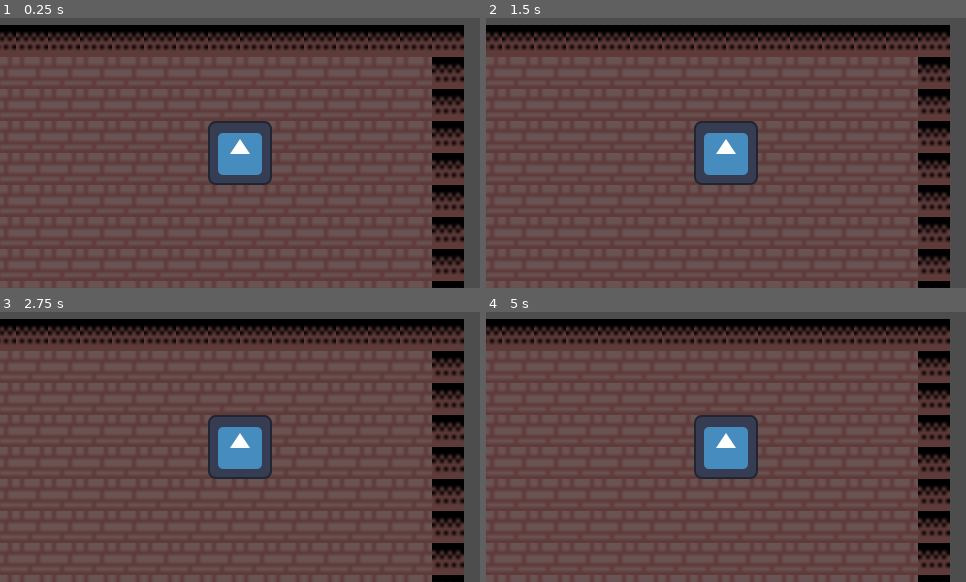
Above: before the commit, frames 1-4 (two rows, left to right).
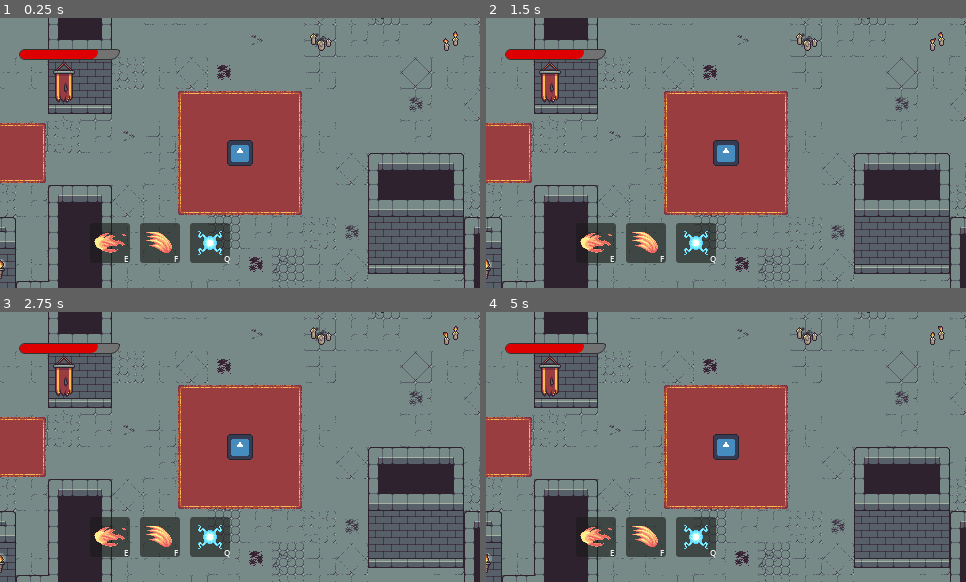
Above: after the commit, the same moments.

Repository: Agakitsune/ProjectGrimoir
Game: Godot game, scene res://assets/scenes/world.tscn
The game is run twice, just before and just after one commit, with the same random seed, the same clock (stepped at 60 frames per second) and the same inputs. Before the commit the project starts from res://assets/scenes/basic.tscn. The engine's default icon, where the game draws it, is replaced by a stand-in: a white triangle on a blue panel in a dark square.
Inputs (mouse positions are in pixels of both pictures, inside the frame that each line leads up to):
- Up to frame 1 (0.25 s): no input
- Up to frame 2 (1.5 s): move the mouse to (831, 139) at 0.52 s; hold Right (ui_right) 0.53-1.28 s; tap Enter at 1.25 s; move the mouse to (630, 166) at 1.27 s; hold Down (ui_down) from 1.28 s (still down)
- Up to frame 3 (2.75 s): move the mouse to (288, 387) at 2.02 s; release Down (ui_down) at 2.03 s; hold Right (ui_right) from 2.03 s (still down)
- Up to frame 4 (5 s): tap Space at 2.75 s; move the mouse to (702, 501) at 2.77 s; release Right (ui_right) at 2.78 s; hold Up (ui_up) 2.78-3.53 s; move the mouse to (870, 487) at 3.52 s; hold Left (ui_left) from 3.53 s (still down); tap Enter at 4.25 s; move the mouse to (582, 406) at 4.27 s

The runs differ from the first frame. In frame 1, 98% of the frame differs, in the area x 0-100%, y 0-100%; in frame 2, 98%; in frame 3, 98%; in frame 4, 98%.

Commit message:
[UPD] - Player && map mixed

Diff:
--- a/assets/scenes/spell/fire_slash.tscn
+++ b/assets/scenes/spell/fire_slash.tscn
@@ -5,22 +5,24 @@
 [sub_resource type="GDScript" id="GDScript_uk0mh"]
 script/source = "extends Skill
 @onready var animation_player: AnimationPlayer = $Sprite2D/AnimationPlayer
-
+var player_sprite
 var lifetime := 1.0
 
 func _ready() -> void:
+	pass
+
+func _process(delta: float) -> void:
+	global_position = player_sprite.position
+	lifetime -= delta
+	if lifetime <= 0:
+		queue_free()
+
+func setup(player, mouse_pos):
+	player_sprite = player
 	randomize()
 
 	rotation = (PI/2) * (randi() % 4)
 	animation_player.play(\"fire_slash\")
-
-func _process(delta: float) -> void:
-	lifetime -= delta
-	if lifetime <= 0:
-		queue_free()
-
-func setup(sprite_pos,mouse_pos):
-	pass
 
 func _on_animation_player_animation_finished(anim_name: StringName) -> void:
 	if anim_name == \"fire_slash\":
--- a/assets/scenes/spell/lightning_bolt_spell.tscn
+++ b/assets/scenes/spell/lightning_bolt_spell.tscn
@@ -25,8 +25,8 @@
 func launch(delta):
 	animation_player.play(\"Lightning_bolt\")
 
-func setup(character_body_2d,mouse_pos):
-	position = mouse_pos
+func setup(player, mouse_pos):
+	global_position = mouse_pos
 	var angle = randf_range(0, TAU)
 	var distance = randf_range(0, radius)
 	var offset = Vector2(cos(angle), sin(angle)) * distance
--- /dev/null
+++ b/assets/scenes/world.tscn
@@ -0,0 +1,186 @@
+[gd_scene format=3 uid="uid://df8eepr30r70g"]
+
+[ext_resource type="Texture2D" uid="uid://be7a7dl4exm13" path="res://icon.svg" id="1_ypxwc"]
+[ext_resource type="Script" uid="uid://b7ur1m3d1xonf" path="res://assets/scripts/minimap.gd" id="2_gc7y0"]
+
+[sub_resource type="GDScript" id="GDScript_0moxn"]
+script/source = "extends Node2D
+
+@onready var node_2d: Node2D = %Node2D
+
+var castle := Castlevania.new()
+
+func _ready() -> void:
+	for l in castle.generate():
+		add_child.call_deferred(l)
+
+	node_2d.castle = castle
+"
+
+[sub_resource type="GDScript" id="GDScript_vu0c7"]
+script/source = "extends CharacterBody2D
+
+const SPEED = 70
+
+const FIRE_BALL_SPELL = preload(\"res://assets/scenes/spell/fire_ball_spell.tscn\")
+const LIGHTNING_BOLT_SPELL = preload(\"res://assets/scenes/spell/lightning_bolt_spell.tscn\")
+const FIRE_SLASH = preload(\"res://assets/scenes/spell/fire_slash.tscn\")
+const SPELL_UI = preload(\"res://assets/scenes/spell_ui.tscn\")
+
+@onready var health_bar: ProgressBar = $CharacterBody2D/HealthBar
+
+
+
+# Called when the node enters the scene tree for the first time.
+func _ready() -> void:
+	unlock_spell(\"fireball\")
+	unlock_spell(\"fireslash\")
+	unlock_spell(\"lightning\")
+
+func _physics_process(delta: float) -> void:
+	var vec := Input.get_vector(\"left\", \"right\", \"up\", \"down\").normalized() * 4.0
+	velocity = vec * 32.0
+
+	move_and_slide()
+
+# Called every frame. 'delta' is the elapsed time since the previous frame.
+func _process(delta: float) -> void:
+	var mouse_pos = get_global_mouse_position()
+	for spell_name in spells:
+		var spell = spells[spell_name]
+		if not spell.unlocked or spell.ui.current_cooldown > 0:
+			continue
+		if Input.is_action_just_pressed(spell.action):
+			if spell.ui:
+				spell.ui.set_cooldown()
+			var spell_instance = spell.scene.instantiate()
+			add_child(spell_instance)
+			spell_instance.setup(self, mouse_pos)
+
+func add_pv(value):
+	health_bar.value += value
+
+func sub_pv(value):
+	health_bar.value -= value
+	if health_bar.value <= 0:
+		pass
+
+var spells = {
+	\"fireball\": {
+		\"scene\": FIRE_BALL_SPELL,
+		\"action\": \"e_spell\",
+		\"action_key\": \"E\",
+		\"texture\": \"res://assets/textures/fireball.png\",
+		\"cooldown\": 1,
+		\"unlocked\": false,
+		\"ui\": null
+	},
+	\"fireslash\": {
+		\"scene\": FIRE_SLASH,
+		\"action\": \"f_spell\",
+		\"action_key\": \"F\",
+		\"texture\": \"res://assets/textures/fireslash.png\",
+		\"cooldown\": 4,
+		\"unlocked\": false,
+		\"ui\": null
+	},
+	\"lightning\": {
+		\"scene\": LIGHTNING_BOLT_SPELL,
+		\"action\": \"q_spell\",
+		\"action_key\": \"Q\",
+		\"texture\": \"res://assets/textures/lightningbolt.png\",
+		\"cooldown\": 3,
+		\"unlocked\": false,
+		\"ui\": null
+	}
+}
+
+func unlock_spell(spell_name:String):
+	if not spells.has(spell_name):
+		return
+	var spell = spells[spell_name]
+
+	if spell.unlocked:
+		return
+	spell.unlocked = true
+	var spell_ui = SPELL_UI.instantiate()
+	add_child(spell_ui)
+	spell_ui.setup(spell.texture, spell.action_key, spell.cooldown)
+	spell_ui.z_index = 15
+	spell.ui = spell_ui
+	var index = spell_ui.get_index()
+	spell_ui.position = Vector2(-350 + 50 * index , 70)
+	spell_ui.scale = Vector2(1,1)
+"
+
+[sub_resource type="StyleBoxFlat" id="StyleBoxFlat_gc7y0"]
+bg_color = Color(0.446777, 0.44677705, 0.44677693, 1)
+border_width_left = 1
+border_width_top = 1
+border_width_right = 1
+border_width_bottom = 1
+border_color = Color(0.19793722, 0.19793728, 0.1979371, 1)
+corner_radius_top_left = 5
+corner_radius_top_right = 5
+corner_radius_bottom_right = 20
+corner_radius_bottom_left = 5
+expand_margin_left = 1.0
+expand_margin_top = 1.0
+expand_margin_right = 1.0
+expand_margin_bottom = 1.0
+
+[sub_resource type="StyleBoxFlat" id="StyleBoxFlat_ypxwc"]
+bg_color = Color(0.87038714, 1.4439225e-06, 1.2513996e-06, 1)
+corner_radius_top_left = 5
+corner_radius_top_right = 5
+corner_radius_bottom_right = 20
+corner_radius_bottom_left = 5
+expand_margin_right = 4.0
+
+[sub_resource type="Theme" id="Theme_gc7y0"]
+ProgressBar/styles/background = SubResource("StyleBoxFlat_gc7y0")
+ProgressBar/styles/fill = SubResource("StyleBoxFlat_ypxwc")
+
+[sub_resource type="RectangleShape2D" id="RectangleShape2D_bd1kc"]
+size = Vector2(16, 16)
+
+[node name="World" type="Node2D" unique_id=876189265]
+script = SubResource("GDScript_0moxn")
+
+[node name="SubViewport" type="SubViewport" parent="." unique_id=1086463610]
+transparent_bg = true
+handle_input_locally = false
+size = Vector2i(128, 128)
+render_target_update_mode = 4
+
+[node name="MiniCam" type="Camera2D" parent="SubViewport" unique_id=532566336]
+unique_name_in_owner = true
+visible = false
+zoom = Vector2(0.5, 0.5)
+
+[node name="Node2D" type="Node2D" parent="SubViewport" unique_id=1427063509]
+unique_name_in_owner = true
+script = ExtResource("2_gc7y0")
+
+[node name="CharacterBody2D" type="CharacterBody2D" parent="." unique_id=1240595773]
+z_index = 15
+script = SubResource("GDScript_vu0c7")
+
+[node name="HealthBar" type="ProgressBar" parent="CharacterBody2D" unique_id=181390949]
+offset_left = -220.0
+offset_top = -103.0
+offset_right = -121.0
+offset_bottom = -94.0
+theme = SubResource("Theme_gc7y0")
+value = 75.0
+show_percentage = false
+
+[node name="Camera2D" type="Camera2D" parent="CharacterBody2D" unique_id=1490461724]
+
+[node name="CollisionShape2D" type="CollisionShape2D" parent="CharacterBody2D" unique_id=172978801]
+shape = SubResource("RectangleShape2D_bd1kc")
+
+[node name="Sprite2D" type="Sprite2D" parent="CharacterBody2D" unique_id=438452194]
+position = Vector2(-2.9802322e-07, 2.3841858e-07)
+scale = Vector2(0.2, 0.2)
+texture = ExtResource("1_ypxwc")
--- a/assets/scripts/fire_ball.gd
+++ b/assets/scripts/fire_ball.gd
@@ -3,7 +3,7 @@
 @onready var animation_player: AnimationPlayer = $Sprite2D/AnimationPlayer
 
 var hit = false
-var speed = 100
+var speed = 170
 var random_angle: float
 
 # Called when the node enters the scene tree for the first time.
@@ -24,9 +24,9 @@
 	animation_player.play("fireball_move")
 	fireball.position += dir * speed * delta
 
-func setup(sprite_pos, mouse_pos):
-	direction = (mouse_pos - sprite_pos).normalized()
-	position = sprite_pos
+func setup(player, mouse_pos):
+	direction = (mouse_pos - player.position).normalized()
+	global_position = player.position
 
 func _on_area_2d_area_entered(area: Area2D) -> void:
 	hit = true
--- a/project.godot
+++ b/project.godot
@@ -11,7 +11,7 @@
 [application]
 
 config/name="ProjectGrimoir"
-run/main_scene="uid://cb0mvmsaj1yne"
+run/main_scene="uid://df8eepr30r70g"
 config/features=PackedStringArray("4.6", "Forward Plus")
 config/icon="res://icon.svg"
 
